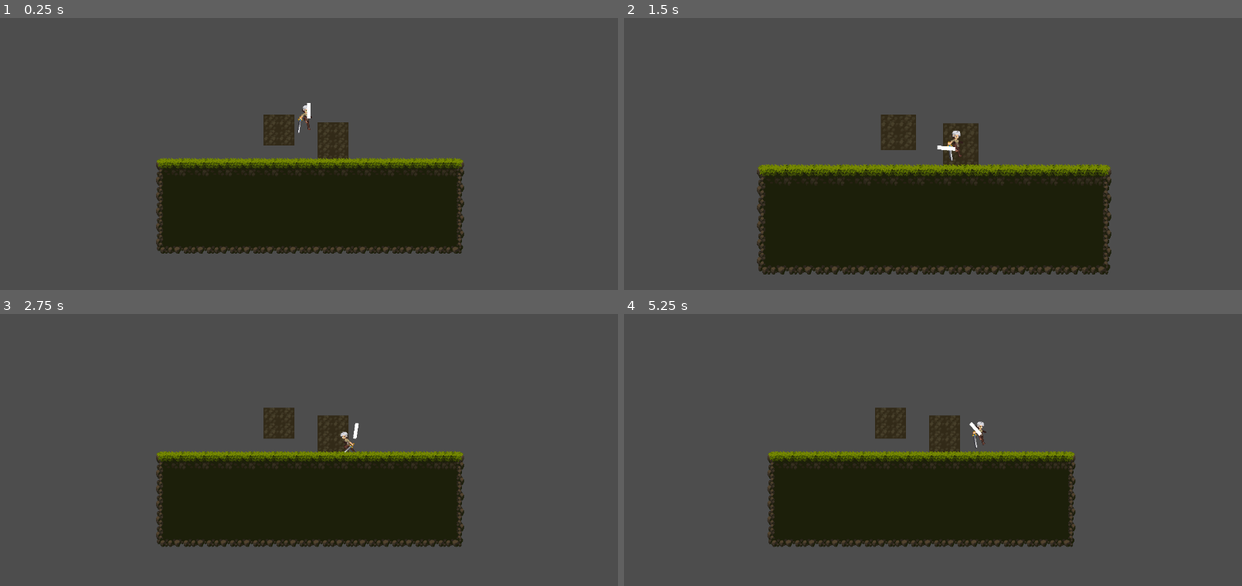
Above: before the commit, frames 1-4 (two rows, left to right).
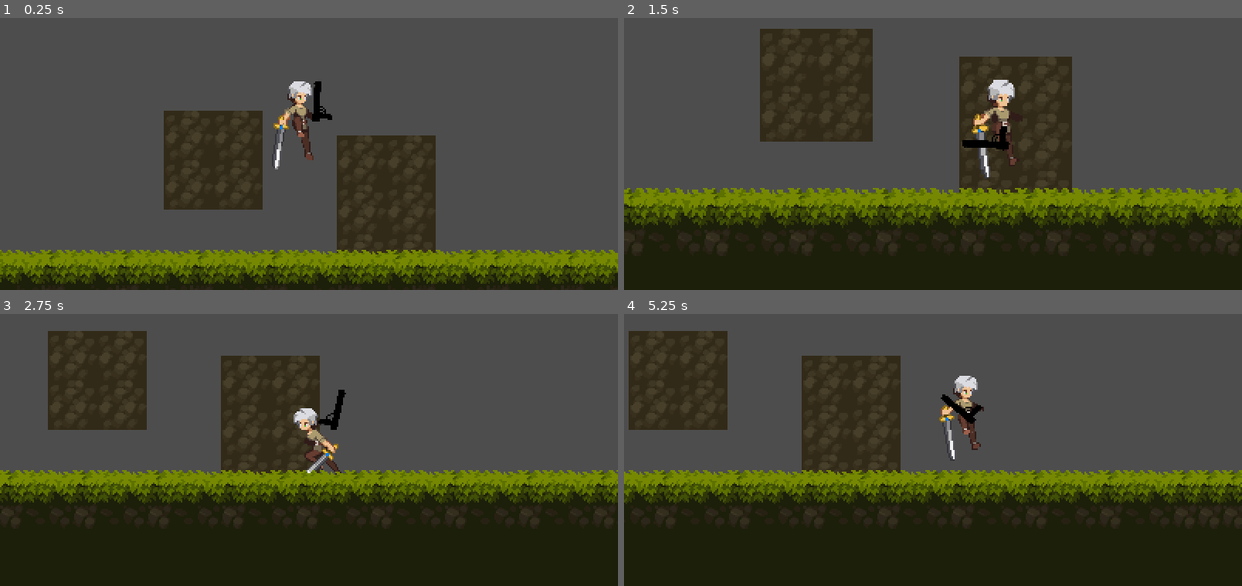
Above: after the commit, the same moments.

Repository: etscheelk/GameTests
Game: Godot game, scene res://Levels/test_level.tscn
The game is run twice, just before and just after one commit, with the same random seed, the same clock (stepped at 60 frames per second) and the same inputs.
Inputs (mouse positions are in pixels of both pictures, inside the frame that each line leads up to):
- Up to frame 1 (0.25 s): no input
- Up to frame 2 (1.5 s): move the mouse to (1068, 99) at 0.52 s; hold D (right) from 0.53 s (still down); click (1068, 99) at 0.6 s; tap Space (jump) at 0.77 s; move the mouse to (809, 132) at 1.27 s; tap Mouse wheel up (zoomin) at 1.35 s
- Up to frame 3 (2.75 s): tap Space (jump) at 1.52 s; click (185, 428) at 1.55 s; move the mouse to (370, 335) at 2.02 s; release D (right) at 2.03 s; hold A (left) from 2.03 s (still down); tap Mouse wheel down (zoomout) at 2.1 s; click (370, 335) at 2.3 s
- Up to frame 4 (5.25 s): move the mouse to (902, 482) at 2.77 s; release A (left) at 2.78 s; hold D (right) 2.78-4.28 s; click (902, 482) at 2.85 s; tap Space (jump) at 3.02, 3.77, 4.52 s; move the mouse to (1118, 463) at 3.52 s; click (1118, 463) at 3.6 s; move the mouse to (747, 360) at 4.27 s; hold A (left) 4.28-5.03 s; tap Mouse wheel up (zoomin) at 4.35 s; click (747, 360) at 4.55 s; move the mouse to (963, 411) at 5.02 s; hold D (right) from 5.03 s (still down); tap Mouse wheel down (zoomout) at 5.1 s

The runs differ from the first frame. In frame 1, 33% of the frame differs, in the area x 0-100%, y 23-100%; in frame 2, 46%; in frame 3, 48%; in frame 4, 49%, in the area x 0-100%, y 6-100%.

Commit message:
tried adding in shooting

Diff:
--- /dev/null
+++ b/Bullet.gd
@@ -0,0 +1,31 @@
+extends RigidBody2D
+class_name Bullet
+
+@export var speed : Vector2 = Vector2(1, 0)
+var lifetime : float = 5
+
+# Called when the node enters the scene tree for the first time.
+func _ready():
+	pass
+
+func spawn(pos : Vector2, angle : float):
+	print("Bullet Spawned")
+	position = pos
+	linear_velocity = speed.rotated(angle)
+	pass
+
+
+
+#func _physics_process(delta):
+#	lifetime -= delta
+#	if lifetime < 0:
+#		print("bullet deleted")
+#		queue_free()
+
+# Called every frame. 'delta' is the elapsed time since the previous frame.
+func _process(delta):
+	print(position)
+	lifetime -= delta
+	if lifetime < 0:
+		print("bullet deleted")
+		queue_free()
--- a/Characters/Knife.gd
+++ b/Characters/Knife.gd
@@ -1,15 +1,9 @@
 extends Node2D
 
 @onready var collider = $Area2D/CollisionShape2D
+@export var bullet : PackedScene
 
 func attack():
-	pass
-
-# Called when the node enters the scene tree for the first time.
-func _ready():
-	pass # Replace with function body.
-
-
-# Called every frame. 'delta' is the elapsed time since the previous frame.
-func _process(delta):
-	pass
+	print("Attacked")
+	var a = bullet.instantiate()
+	a.spawn(to_global(position), position.angle())
--- a/Characters/player.gd
+++ b/Characters/player.gd
@@ -24,8 +24,9 @@
 @onready var collider : CollisionShape2D = $CollisionShape2D
 
 @onready var weapon : Node2D = $Weapon
+@onready var actualWeapon = weapon.get_child(0)
+@onready var weaponRadius = weapon.position.length()
 var mousePos : Vector2
-@onready var weaponRadius = weapon.position.length()
 
 var facingRight : bool = true
 
@@ -56,7 +57,6 @@
 var state : states = states.IDLE
 
 var sprinting : bool = false
-
 
 func _ready():
 	if tileMapsNode:
@@ -127,6 +127,9 @@
 #	accel(Vector2(inputDirection.x, 0), 320, 500)
 
 #	velocity.x = move_toward(velocity.x, 0, walkSpeed)
+	if Input.is_action_just_pressed("fire"):
+		actualWeapon.attack()
+
 
 	move()
 	move_and_slide()
@@ -137,7 +140,7 @@
 
 # Called once per physics frame, angle the weapon based on mouse look location
 func aimWeapon() -> void:
-	if (weapon == null):
+	if (actualWeapon == null):
 		return
 
 	var pos : Vector2 = mousePos.normalized() * weaponRadius
@@ -146,9 +149,9 @@
 #	print(angle)
 #	weapon.position.x = move_toward(weapon.position.x, pos.x, 1.5)
 #	weapon.position.y = move_toward(weapon.position.y, pos.y, 1.5)
-	weapon.position = pos
+	actualWeapon.position = pos
 #	weapon.rotation = move_toward(weapon.rotation, angle, 0.5)
-	weapon.rotation = lerp_angle(weapon.rotation, angle, 0.5)
+	actualWeapon.rotation = lerp_angle(actualWeapon.rotation, angle, 0.5)
 
 
 func move() -> void:
--- a/Characters/player.tscn
+++ b/Characters/player.tscn
@@ -7,6 +7,8 @@
 [ext_resource type="Texture2D" uid="uid://o8hfxmbb41b2" path="res://art/Legacy-Fantasy - High Forest 2.3/Character/Jumlp-All/Jump-All-Sheet.png" id="5_7qxb5"]
 [ext_resource type="Texture2D" uid="uid://bkrek5lmetpv2" path="res://art/Legacy-Fantasy - High Forest 2.3/Character/Run/Run-Sheet.png" id="6_itw0w"]
 [ext_resource type="Script" path="res://Characters/Knife.gd" id="7_53tw5"]
+[ext_resource type="Texture2D" uid="uid://8o3edew8as8m" path="res://art/testGun.png" id="8_0faga"]
+[ext_resource type="PackedScene" uid="uid://jp1dq03p2od0" path="res://bullet.tscn" id="8_svjvf"]
 
 [sub_resource type="AtlasTexture" id="AtlasTexture_3ktcx"]
 atlas = ExtResource("1_s1uj8")
@@ -339,23 +341,37 @@
 [node name="Weapon" type="Node2D" parent="."]
 position = Vector2(8, 0)
 
-[node name="Knife" type="Node2D" parent="Weapon"]
+[node name="Gun" type="Node2D" parent="Weapon"]
 script = ExtResource("7_53tw5")
-
-[node name="ColorRect" type="ColorRect" parent="Weapon/Knife"]
+bullet = ExtResource("8_svjvf")
+
+[node name="TextureRect" type="TextureRect" parent="Weapon/Gun"]
+offset_left = -6.0
+offset_top = -21.0
+offset_right = 36.0
+offset_bottom = 21.0
+texture = ExtResource("8_0faga")
+expand_mode = 1
+
+[node name="ColorRect" type="ColorRect" parent="Weapon/Gun"]
+visible = false
 offset_top = -4.0
 offset_right = 32.0
 offset_bottom = 3.0
 size_flags_horizontal = 4
 size_flags_vertical = 4
 
-[node name="Area2D" type="Area2D" parent="Weapon/Knife"]
+[node name="Area2D" type="Area2D" parent="Weapon/Gun"]
+visible = false
 collision_layer = 32
 collision_mask = 0
 
-[node name="CollisionShape2D" type="CollisionShape2D" parent="Weapon/Knife/Area2D"]
+[node name="CollisionShape2D" type="CollisionShape2D" parent="Weapon/Gun/Area2D"]
 position = Vector2(8.5, -0.5)
 shape = SubResource("RectangleShape2D_22wyu")
 disabled = true
 
+[node name="bulletSpawn" type="Marker2D" parent="Weapon/Gun"]
+position = Vector2(28, -2)
+
 [connection signal="animation_finished" from="AnimatedSprite2D" to="." method="_on_animated_sprite_2d_animation_finished"]
--- /dev/null
+++ b/bullet.tscn
@@ -0,0 +1,29 @@
+[gd_scene load_steps=4 format=3 uid="uid://jp1dq03p2od0"]
+
+[ext_resource type="Script" path="res://Bullet.gd" id="1_1gst1"]
+[ext_resource type="Texture2D" uid="uid://2clfs7i1lj41" path="res://art/bullet.png" id="2_xuo45"]
+
+[sub_resource type="CircleShape2D" id="CircleShape2D_q11yy"]
+radius = 2.0
+
+[node name="Bullet" type="RigidBody2D"]
+script = ExtResource("1_1gst1")
+
+[node name="TextureRect" type="TextureRect" parent="."]
+anchors_preset = 8
+anchor_left = 0.5
+anchor_top = 0.5
+anchor_right = 0.5
+anchor_bottom = 0.5
+offset_left = -3.0
+offset_top = -3.0
+offset_right = 4.0
+offset_bottom = 4.0
+grow_horizontal = 2
+grow_vertical = 2
+scale = Vector2(0.857648, 0.857648)
+texture = ExtResource("2_xuo45")
+expand_mode = 1
+
+[node name="CollisionShape2D" type="CollisionShape2D" parent="."]
+shape = SubResource("CircleShape2D_q11yy")
--- a/project.godot
+++ b/project.godot
@@ -21,10 +21,12 @@
 
 [display]
 
-window/size/viewport_width=1280
-window/size/viewport_height=720
+window/size/viewport_width=400
+window/size/viewport_height=225
+window/size/window_width_override=1600
+window/size/window_height_override=900
 window/stretch/mode="viewport"
-window/vsync/vsync_mode=0
+window/per_pixel_transparency/allowed=true
 
 [input]
 
@@ -63,6 +65,11 @@
 "events": [null, Object(InputEventMouseButton,"resource_local_to_scene":false,"resource_name":"","device":-1,"window_id …(242 unchanged characters)…
 ]
 }
+fire={
+"deadzone": 0.5,
+"events": [Object(InputEventMouseButton,"resource_local_to_scene":false,"resource_name":"","device":-1,"window_id":0,"alt_pressed":false,"shift_pressed":false,"ctrl_pressed":false,"meta_pressed":false,"button_mask":0,"position":Vector2(0, 0),"global_position":Vector2(0, 0),"factor":1.0,"button_index":1,"pressed":false,"double_click":false,"script":null)
+]
+}
 
 [layer_names]
 
Not shown: 1 places in Characters/player.tscn that only renumber resources
Binary file added: art/bullet.png
Not shown, added: art/bullet.png.import
Binary file added: art/testGun.png
Not shown, added: art/testGun.png.import
